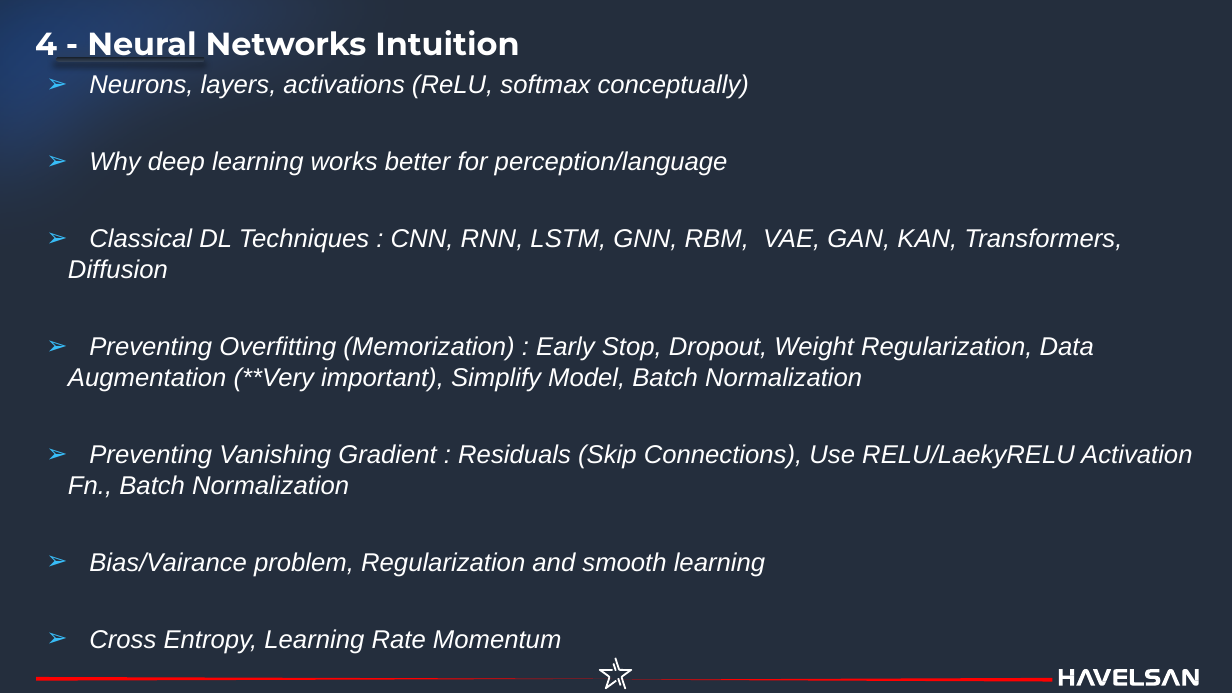
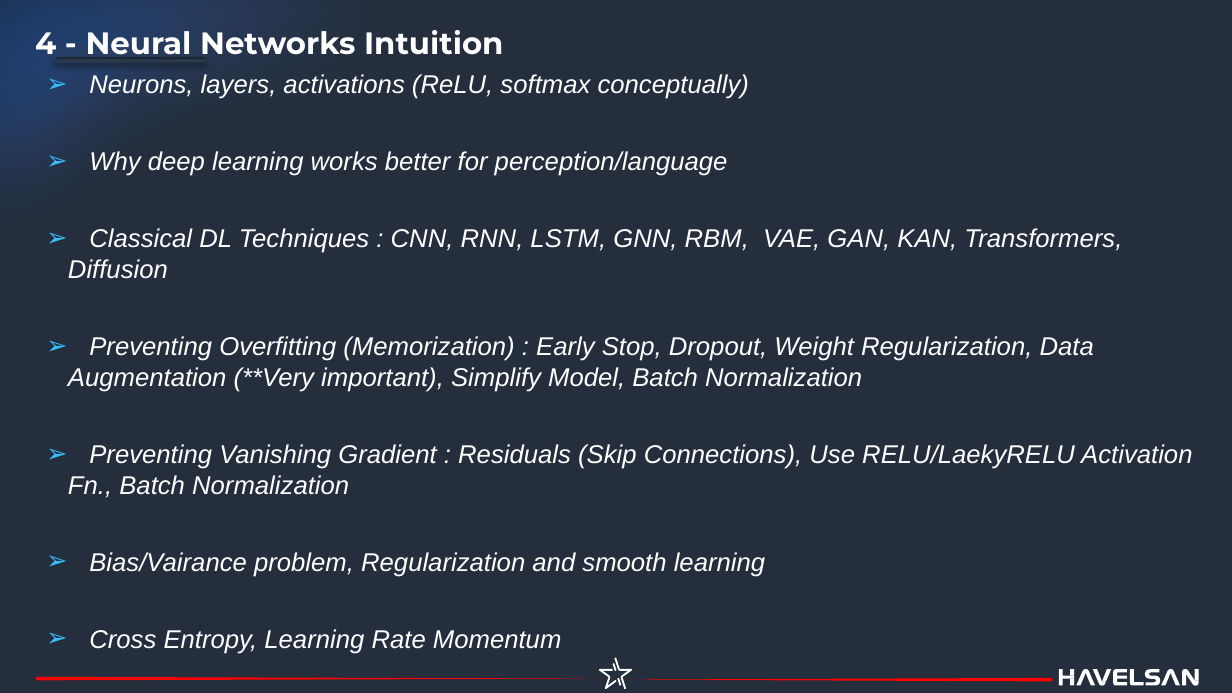
Before and after one commit to havelsan/YZ_EGITIM, a slide deck: slide 28 of presentations/01.Day_1_—_Core_AI_and_Machine_Learning_Foundations_Engineer-Oriented.pptx (slide 25 before the commit). Drawn at 1232x693 pixels with LibreOffice and Linux fonts; fonts in the diff are those of the drawing. Boxes give left, top, right and bottom in pixels: in the first picture for what was removed or moved away, otherwise in the second. Text is boxed around its words. In the diff, an @@ line names an element or a change of style, - is before the commit and + after.

```diff
--- a/presentations/01.Day_1_—_Core_AI_and_Machine_Learning_Foundations_Engineer-Oriented.pptx
+++ b/presentations/01.Day_1_—_Core_AI_and_Machine_Learning_Foundations_Engineer-Oriented.pptx
@@ text "4 - Neural Networks Intuition" at (35,30,503,59): size 24.9 to 24 pt @@
@@ outline redrawn in 5 elements at (0,0,1052,539), (36,677,613,681), (617,678,1053,682), (56,57,205,62), (56,57,205,62) @@
```
Also in this commit, not shown: 25 other slides changed, 5 slides added, 2 slides removed, 4 other files.
